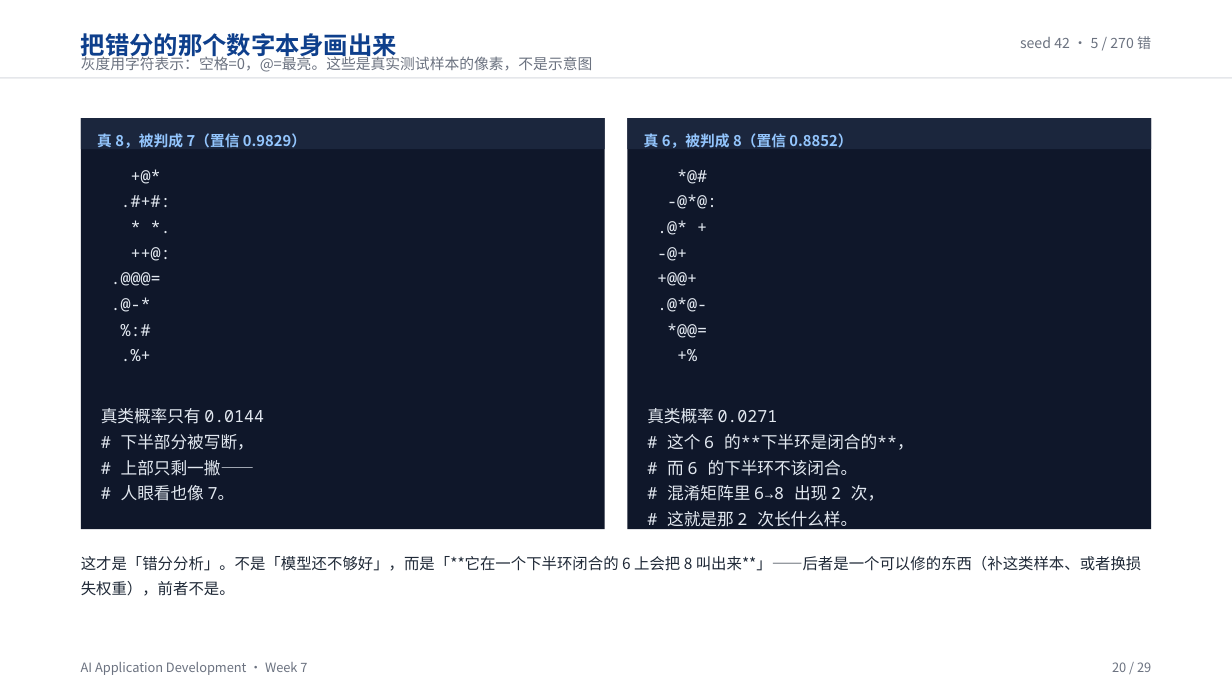
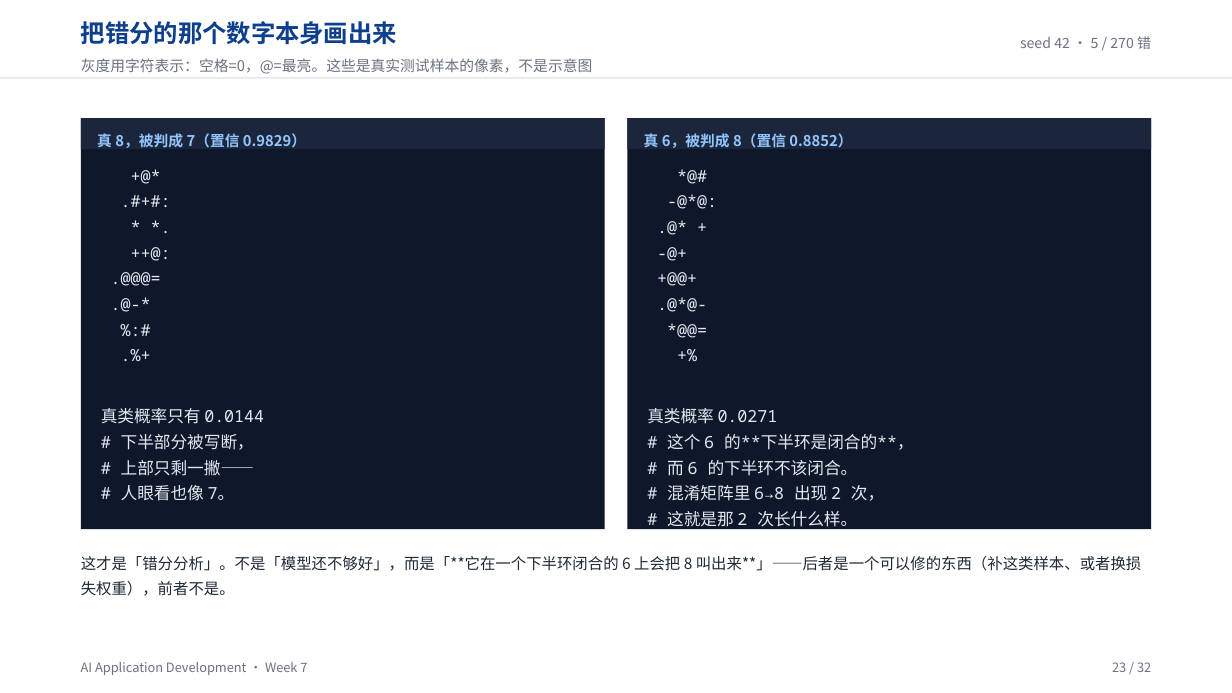
Before and after one commit to klausren/ai-application-development, a slide deck: slide 23 of lectures/week-07/lecture-zh.pptx (slide 20 before the commit). Drawn at 1232x693 pixels with LibreOffice and Linux fonts; fonts in the diff are those of the drawing. Boxes give left, top, right and bottom in pixels: in the first picture for what was removed or moved away, otherwise in the second. Text is boxed around its words. In the diff, an @@ line names an element or a change of style, - is before the commit and + after.

```diff
--- a/lectures/week-07/lecture-zh.pptx
+++ b/lectures/week-07/lecture-zh.pptx
@@ text "把错分的那个数字本身画出来": place and size @@
-text "把错分的那个数字本身画出来" at [81,33,397,60]
+text "把错分的那个数字本身画出来" at [81,21,397,45]
@@ text "灰度用字符表示：空格=0，@=最亮。这些是真实测试样本的像素，不是示意图": place and size @@
-text "灰度用字符表示：空格=0，@=最亮。这些是真实测试样本的像素，不是示意图" at [81,54,593,72]
+text "灰度用字符表示：空格=0，@=最亮。这些是真实测试样本的像素，不是示意图" at [81,58,593,74]
@@ text at [1112,662,1151,672]: text changed @@
-20 / 29
+23 / 32
```
Also in this commit, not shown: 27 other slides changed, 3 slides added, 18 other files.
